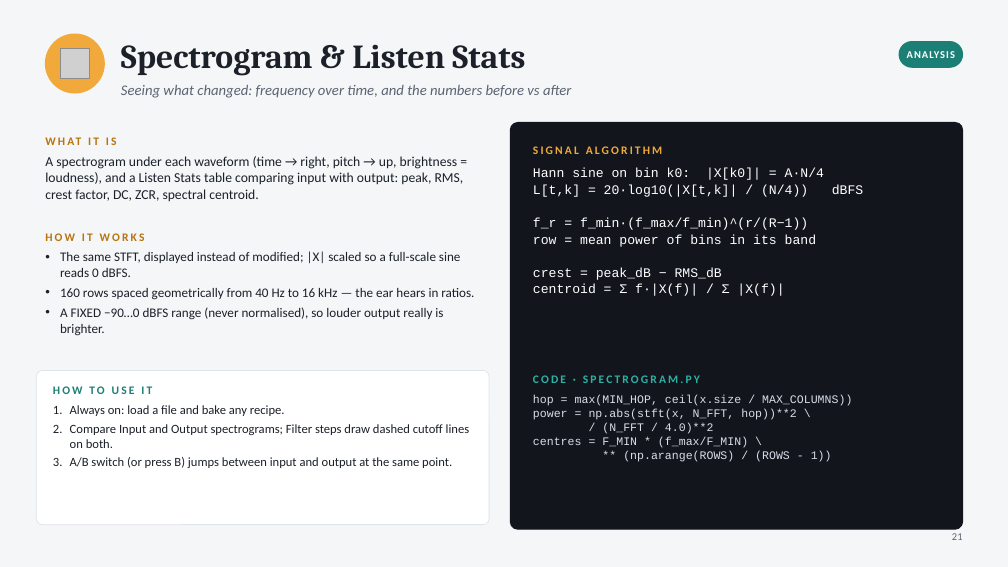
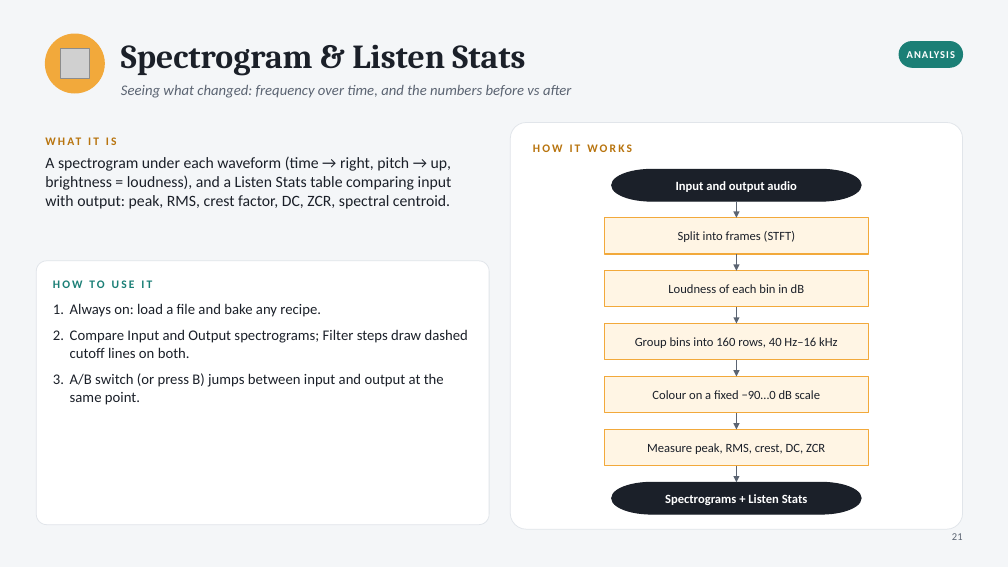
Before and after one commit to Nafis37/Audio_Chef, a slide deck: slide 21 of Audio_Chef.pptx. Drawn at 1008x567 pixels with LibreOffice and Linux fonts; fonts in the diff are those of the drawing; grey boxes stand for pictures. Boxes give left, top, right and bottom in pixels: in the first picture for what was removed or moved away, otherwise in the second. Text is boxed around its words. In the diff, an @@ line names an element or a change of style, - is before the commit and + after.

```diff
--- a/Audio_Chef.pptx
+++ b/Audio_Chef.pptx
@@ rounded rectangle at (x1=510, y1=123, x2=963, y2=529): fill #12151C to #FFFFFF; outline #12151C 1 pt to #E1E5EA 0.75 pt; proportions changed @@
@@ text "HOW IT WORKS" moved from (x1=45, y1=233, x2=145, y2=241) to (x1=533, y1=144, x2=632, y2=152) @@
@@ text removed at (x1=533, y1=146, x2=662, y2=154) @@
-SIGNAL ALGORITHM
@@ text "A spectrogram under each waveform ..." at (x1=45, y1=157, x2=452, y2=209): size 13 to 15 pt @@
@@ text removed at (x1=533, y1=168, x2=863, y2=296) @@
-Hann sine on bin k0: |X[k0]| = A·N/4
-L[t,k] = 20·log10(|X[t,k]| / (N/4)) dBFS
-f_r = f_min·(f_max/f_min)^(r/(R−1))
-row = mean power of bins in its band
-crest = peak_dB − RMS_dB
-centroid = Σ f·|X(f)| / Σ |X(f)|
@@ pill shape added at (x1=612, y1=169, x2=861, y2=201), fill #1B2029, outline #1B2029 1 pt, 12 pt, text #FFFFFF, bold @@
+Input and output audio
@@ arrow added from (737, 201) to (737, 218), #5B6472 1.25 pt @@
@@ rectangle added at (x1=604, y1=218, x2=869, y2=254), fill #FFF5E4, outline #F2A93B 1 pt, 12 pt, text #1B2029 @@
+Split into frames (STFT)
@@ rounded rectangle resized from (x1=36, y1=371, x2=489, y2=525) to (x1=36, y1=261, x2=489, y2=525) @@
@@ text removed at (x1=60, y1=251, x2=474, y2=336) @@
-• The same STFT, displayed instead of modified; |X| scaled so a full-scale sine reads 0 dBFS.
-• 160 rows spaced geometrically from 40 Hz to 16 kHz — the ear hears in ratios.
-• A FIXED −90…0 dBFS range (never normalised), so louder output really is brighter.
@@ arrow added from (737, 254) to (737, 271), #5B6472 1.25 pt @@
@@ text "HOW TO USE IT" moved from (x1=53, y1=386, x2=152, y2=394) to (x1=53, y1=280, x2=152, y2=288) @@
@@ rectangle added at (x1=604, y1=271, x2=869, y2=307), fill #FFF5E4, outline #F2A93B 1 pt, 12 pt, text #1B2029 @@
+Loudness of each bin in dB
@@ text "Always on: load a file ..." moved from (x1=70, y1=405, x2=470, y2=468) to (x1=70, y1=303, x2=468, y2=405) @@
@@ text "Always on: load a file ..." at (x1=70, y1=303, x2=468, y2=405): size 12 to 14 pt; more space between paragraphs @@
@@ rectangle added at (x1=604, y1=324, x2=869, y2=360), fill #FFF5E4, outline #F2A93B 1 pt, 12 pt, text #1B2029 @@
+Group bins into 160 rows, 40 Hz–16 kHz
@@ arrow added from (737, 307) to (737, 324), #5B6472 1.25 pt @@
@@ text removed at (x1=533, y1=375, x2=700, y2=383) @@
-CODE · SPECTROGRAM.PY
@@ rectangle added at (x1=604, y1=377, x2=869, y2=413), fill #FFF5E4, outline #F2A93B 1 pt, 12 pt, text #1B2029 @@
+Colour on a fixed −90…0 dB scale
@@ arrow added from (737, 360) to (737, 377), #5B6472 1.25 pt @@
@@ text removed at (x1=533, y1=395, x2=852, y2=462) @@
-hop = max(MIN_HOP, ceil(x.size / MAX_COLUMNS))
-power = np.abs(stft(x, N_FFT, hop))**2 \
-/ (N_FFT / 4.0)**2
-centres = F_MIN * (f_max/F_MIN) \
-** (np.arange(ROWS) / (ROWS - 1))
@@ arrow added from (737, 413) to (737, 430), #5B6472 1.25 pt @@
@@ rectangle added at (x1=604, y1=430, x2=869, y2=466), fill #FFF5E4, outline #F2A93B 1 pt, 12 pt, text #1B2029 @@
+Measure peak, RMS, crest, DC, ZCR
@@ arrow added from (737, 466) to (737, 482), #5B6472 1.25 pt @@
@@ pill shape added at (x1=612, y1=482, x2=861, y2=514), fill #1B2029, outline #1B2029 1 pt, 12 pt, text #FFFFFF, bold @@
+Spectrograms + Listen Stats
```
Also in this commit, not shown: 17 other slides changed, 3 other files.
